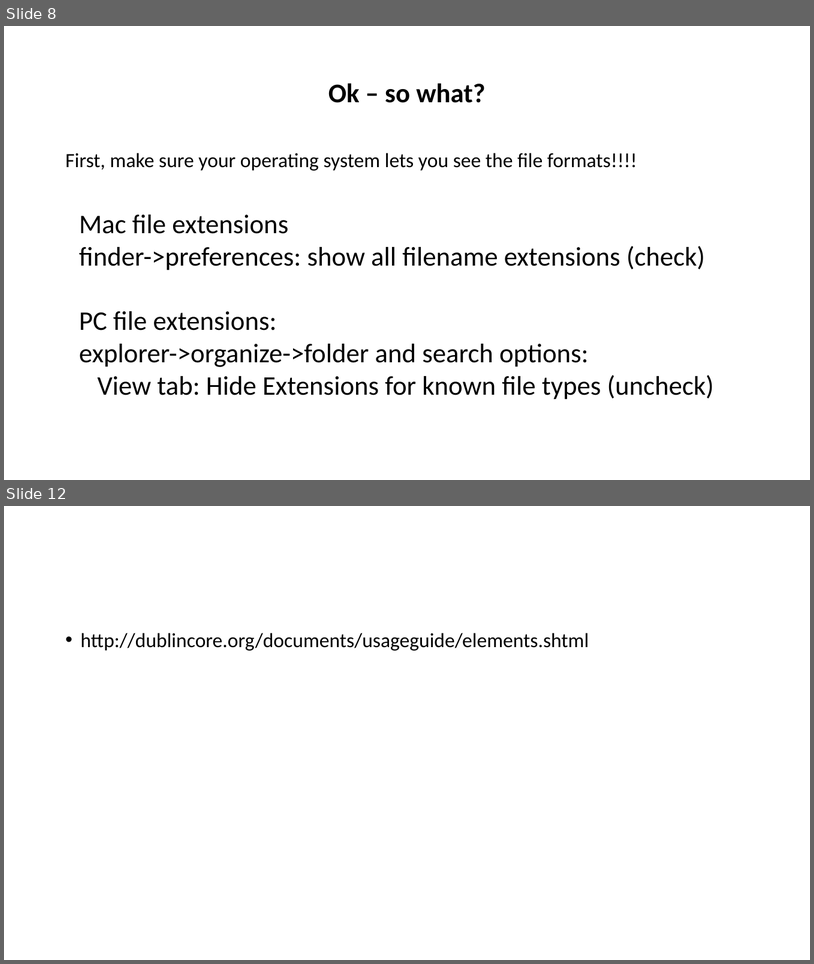
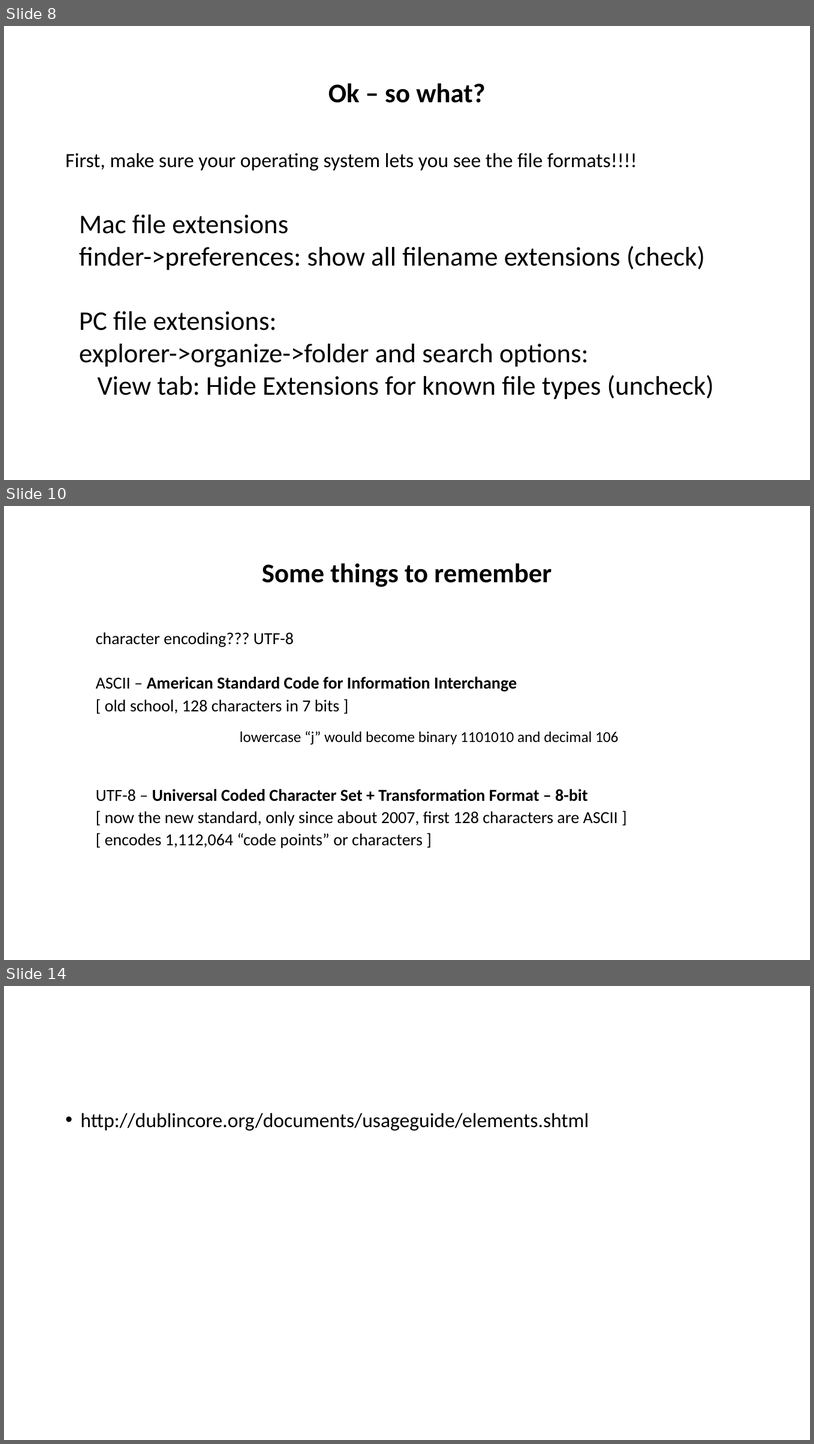
Before and after one commit to tibbben/teaching.data.literacy, a slide deck: UM_DataManagementClass/Lessons/03/03_secondMeeting.pptx. Shown one above the other, each under a label of ours: slides 8 and 12 before the commit, slides 8, 10 and 14 after it; the slides between them are not shown. The pictures are 814x964 and 814x1444 pixels, drawn with LibreOffice and Linux fonts; fonts in the diff are those of the drawing. Boxes give left, top, right and bottom in pixels: in the first picture for what was removed or moved away, otherwise in the second. Text is boxed around its words. In the diff, an @@ line names an element or a change of style, - is before the commit and + after.

```diff
--- a/UM_DataManagementClass/Lessons/03/03_secondMeeting.pptx
+++ b/UM_DataManagementClass/Lessons/03/03_secondMeeting.pptx
@@ slide 10 added at (x1=4, y1=506, x2=810, y2=960), background #FFFFFF @@
@@ title added at (x1=262, y1=563, x2=552, y2=587), 32 pt, text #000000, bold @@
+Some things to remember
@@ text added at (x1=96, y1=632, x2=618, y2=848), 20 pt, text #000000 @@
+  character encoding??? UTF-8
+  ASCII – American Standard Code for Information Interchange
+  [ old school, 128 characters in 7 bits ]
+  UTF-8 – Universal Coded Character Set + Transformation Format – 8-bit
+  [ now the new standard, only since about 2007, first 128 characters are ASCII ]
+  [ encodes 1,112,064 “code points” or characters ]
@@ text added at (x1=240, y1=731, x2=618, y2=745), 18 pt, text #000000 @@
+lowercase “j” would become binary 1101010 and decimal 106
@@ what was slide 12 is now slide 14 @@
```
Also in this commit, not shown: 4 slides changed, 7 other slides added, 1 other file.
